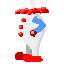
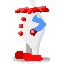
Before/after of a 64x64 layered artwork. What changed in the layer stack:
painted on "Paint Layer 3" over [12, 1, 51, 64]
painted on "shading" over [12, 1, 51, 64]
painted on "Layer 2" over [12, 1, 51, 64]
painted on "Paint Layer 4" over [12, 1, 51, 64]
added layer "shadow" (66%) above "Layer 1" over [12, 1, 51, 64]
